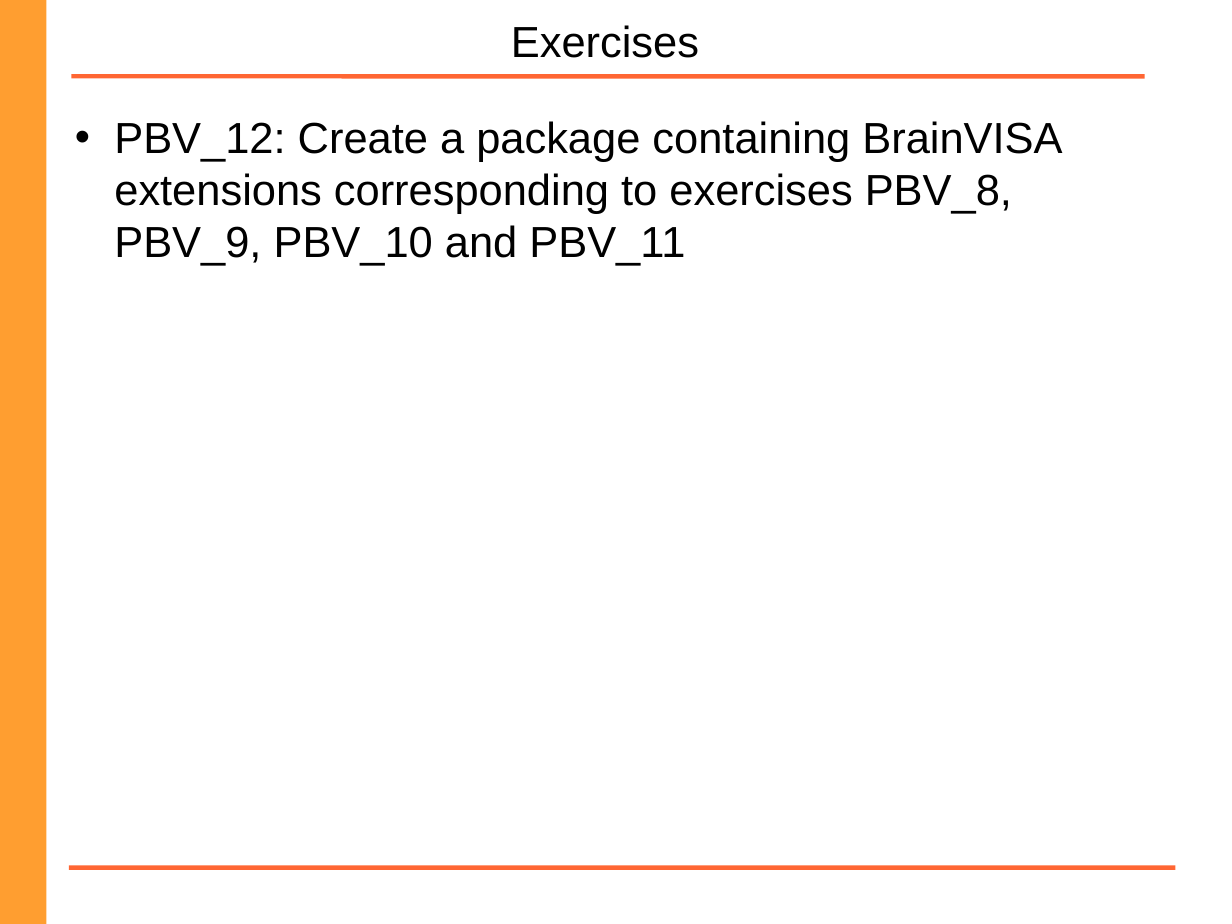
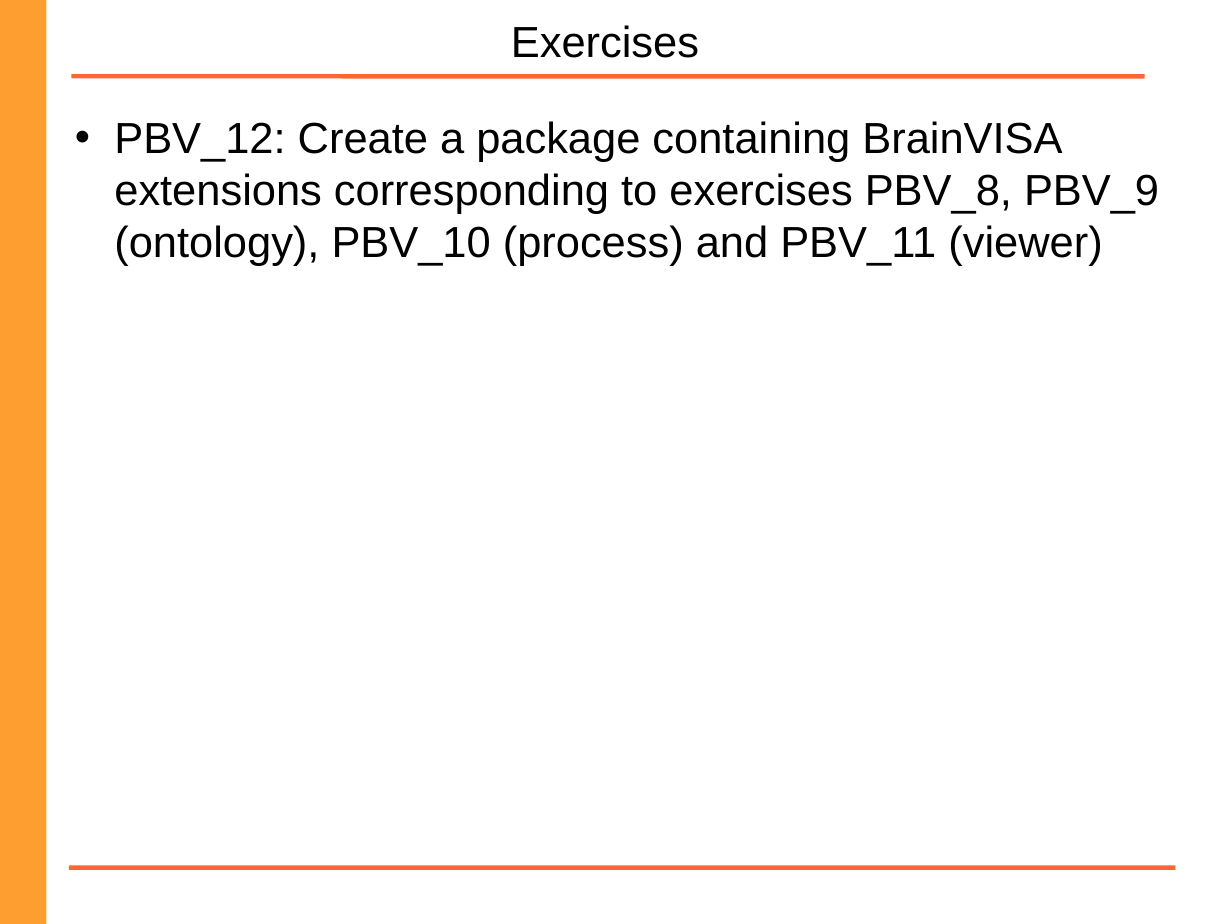
Before and after one commit to brainvisa/axon, a slide deck: slide 41 of doc/Programming_with_brainvisa.odp. Drawn at 1232x924 pixels with LibreOffice and Linux fonts; fonts in the diff are those of the drawing; background and template pictures are left out. Boxes give left, top, right and bottom in pixels: in the first picture for what was removed or moved away, otherwise in the second. Text is boxed around its words. In the diff, an @@ line names an element or a change of style, - is before the commit and + after.

```diff
--- a/doc/Programming_with_brainvisa.odp
+++ b/doc/Programming_with_brainvisa.odp
@@ text at <box>114,121,1159,266</box>: text changed @@
-• PBV_12: Create a package containing BrainVISA extensions corresponding to exercises PBV_8, PBV_9, PBV_10 and PBV_11
+• PBV_12: Create a package containing BrainVISA extensions corresponding to exercises PBV_8, PBV_9 (ontology), PBV_10 (process) and PBV_11 (viewer)
```
Also in this commit, not shown: 20 other slides changed, 2 slides added, 1 other file.
